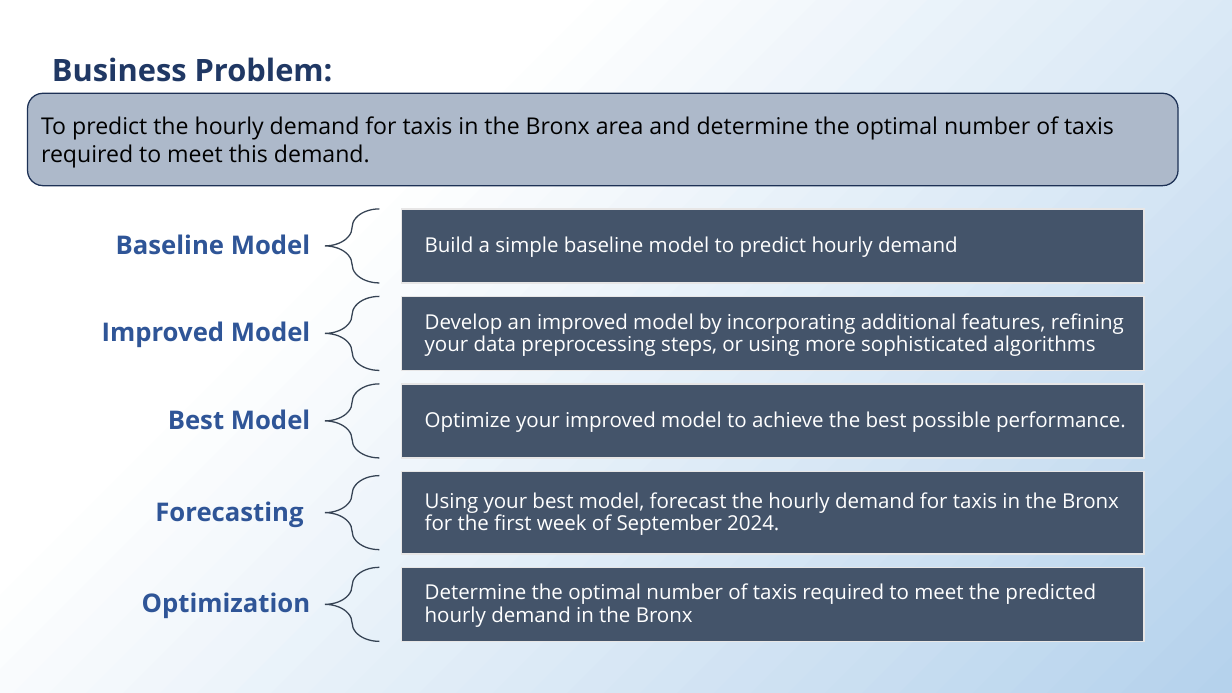
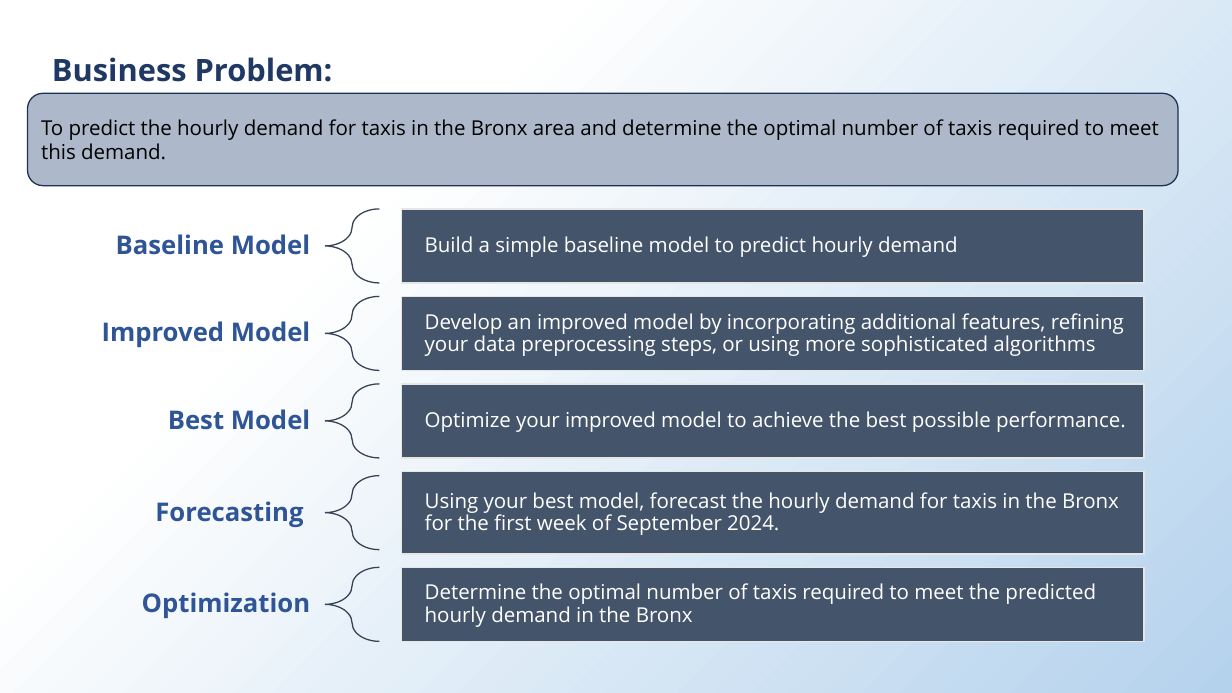
Before and after one commit to chinjug/PHA-Data-Science-Challenge_solved, a slide deck: slide 3 of PHA DS Challenge Report.pptx. Drawn at 1232x693 pixels with LibreOffice and Linux fonts; fonts in the diff are those of the drawing. Boxes give left, top, right and bottom in pixels: in the first picture for what was removed or moved away, otherwise in the second. Text is boxed around its words. In the diff, an @@ line names an element or a change of style, - is before the commit and + after.

```diff
--- a/PHA DS Challenge Report.pptx
+++ b/PHA DS Challenge Report.pptx
@@ rounded rectangle "To predict the hourly demand ..." at bbox=[28, 93, 1178, 186]: size 18 to 16 pt @@
```
Also in this commit, not shown: 6 other slides changed, 1 slide added.
